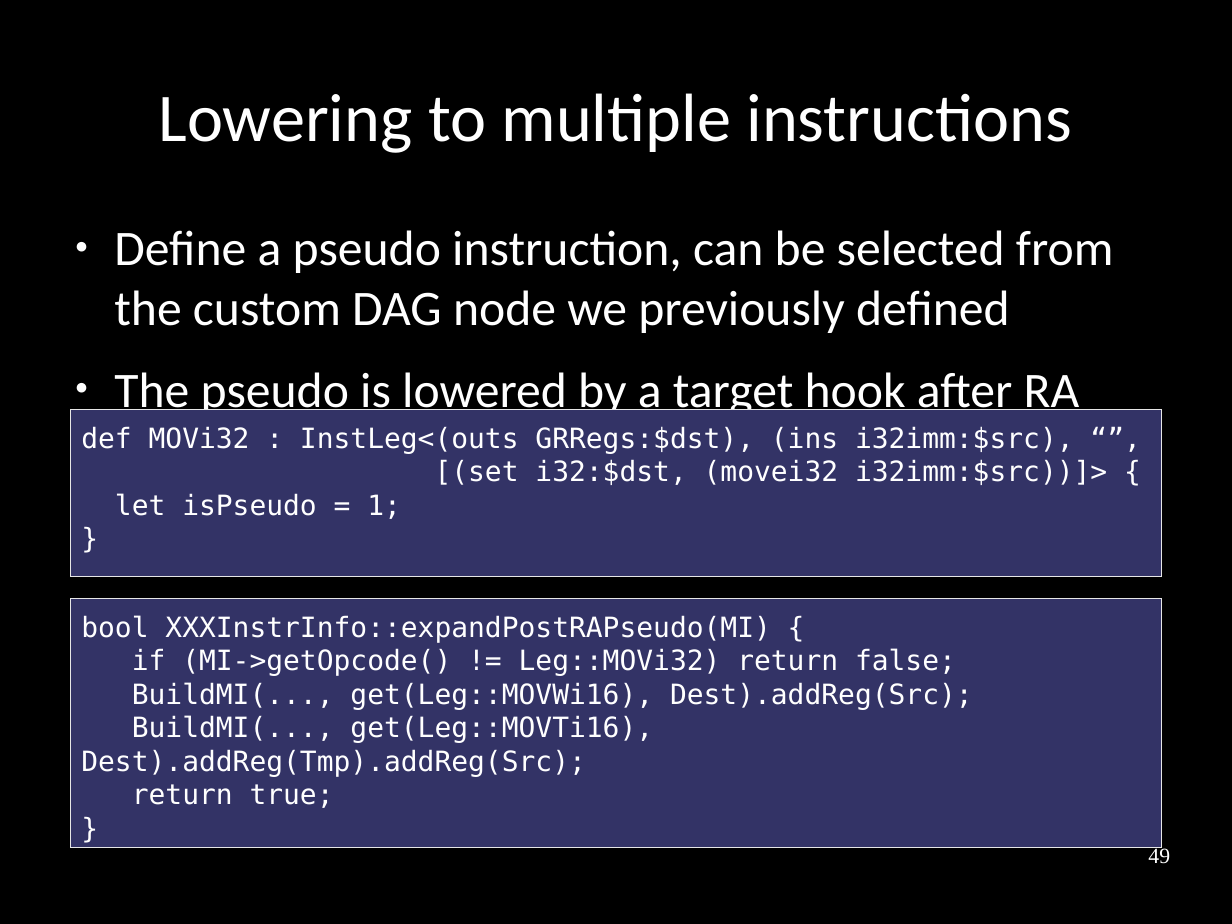
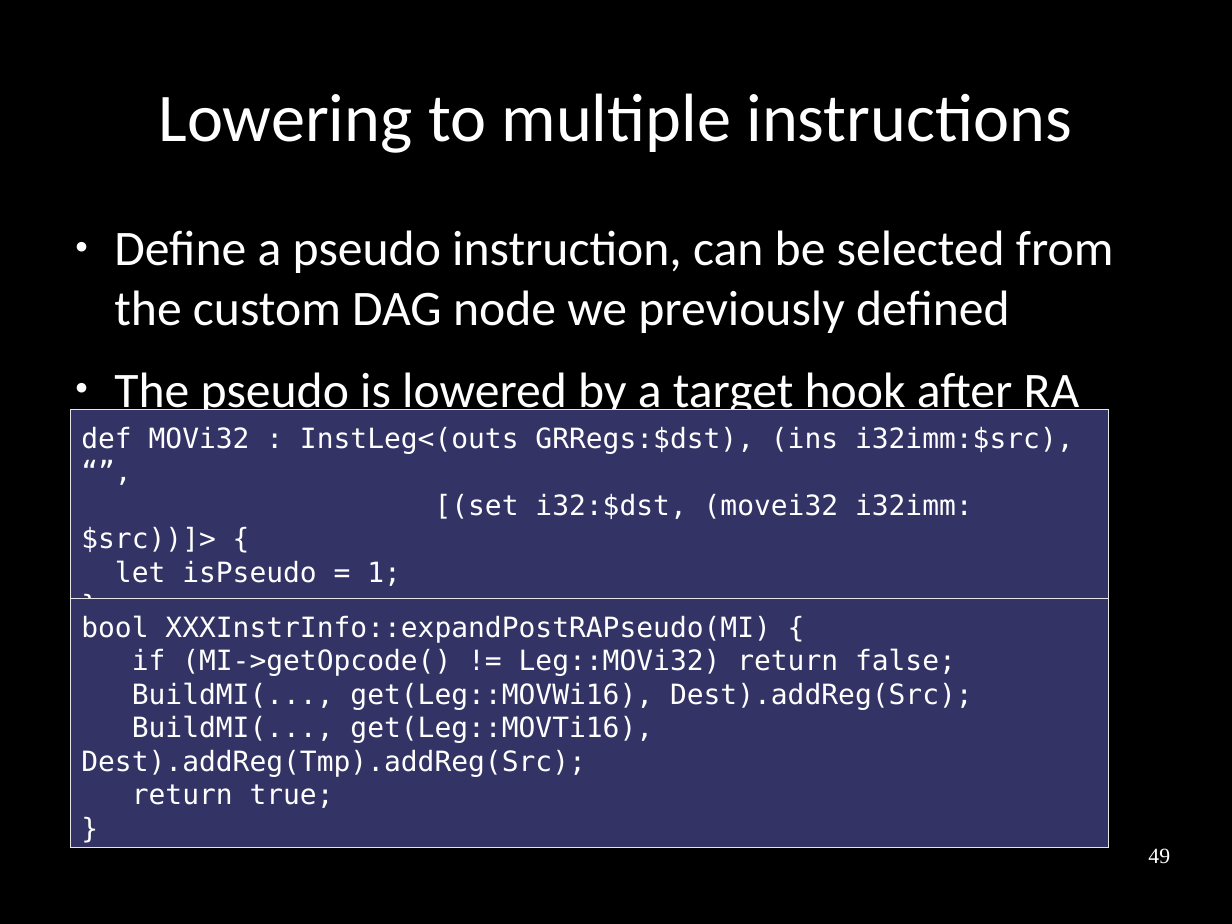
Before and after one commit to frasercrmck/llvm-leg, a slide deck: slide 49 of docs/Codeplay/Slides.odp. Drawn at 1232x924 pixels with LibreOffice and Linux fonts; fonts in the diff are those of the drawing. Boxes give left, top, right and bottom in pixels: in the first picture for what was removed or moved away, otherwise in the second. Text is boxed around its words. In the diff, an @@ line names an element or a change of style, - is before the commit and + after.

Commit message:
Layout changes and removing empty summary page.

```diff
--- a/docs/Codeplay/Slides.odp
+++ b/docs/Codeplay/Slides.odp
@@ rectangle "def MOVi32 : InstLeg<(outs GRRegs:$dst), ...": place and size @@
-rectangle "def MOVi32 : InstLeg<(outs GRRegs:$dst), ..." at <box>70,409,1162,577</box>
+rectangle "def MOVi32 : InstLeg<(outs GRRegs:$dst), ..." at <box>70,409,1109,626</box>
@@ rectangle "bool XXXInstrInfo::expandPostRAPseudo(MI) {": place and size @@
-rectangle "bool XXXInstrInfo::expandPostRAPseudo(MI) {" at <box>70,598,1162,847</box>
+rectangle "bool XXXInstrInfo::expandPostRAPseudo(MI) {" at <box>70,598,1109,847</box>
```
Also in this commit, not shown: 13 other slides changed, 1 slide removed.
